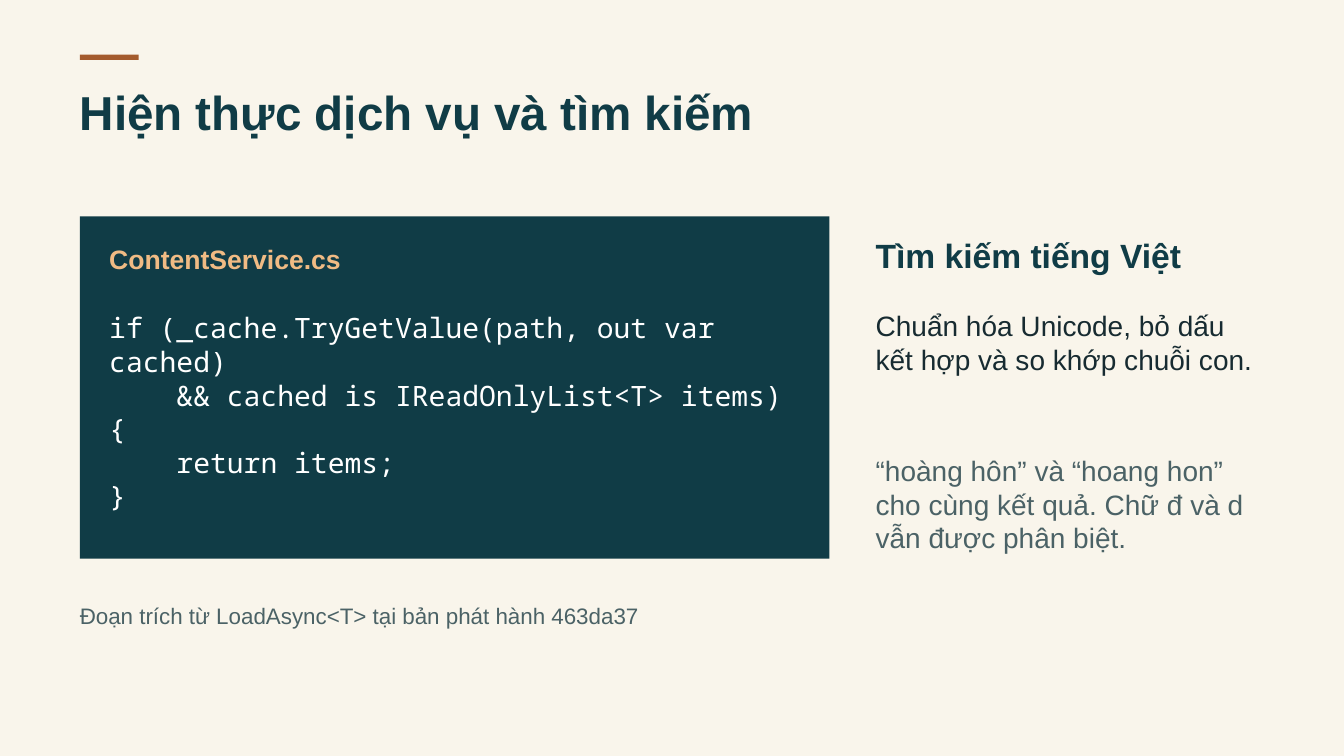
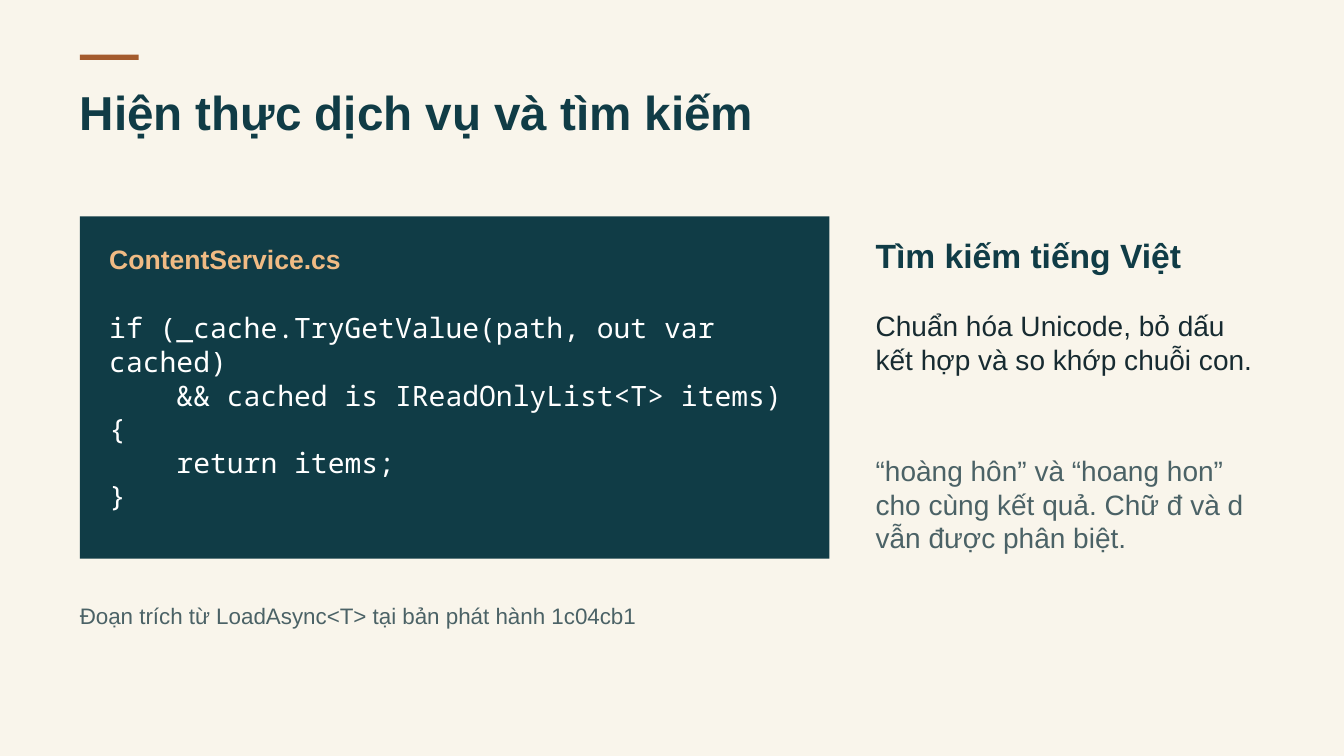
Before and after one commit to anhpham1504/ASPNET-DK25TTC5-lehien-BADONG, a slide deck: slide 8 of thesis/abs/BA-DONG-Coastal-Escape.pptx. Drawn at 1344x756 pixels with LibreOffice and Linux fonts; fonts in the diff are those of the drawing. Boxes give left, top, right and bottom in pixels: in the first picture for what was removed or moved away, otherwise in the second. Text is boxed around its words. In the diff, an @@ line names an element or a change of style, - is before the commit and + after.

```diff
--- a/thesis/abs/BA-DONG-Coastal-Escape.pptx
+++ b/thesis/abs/BA-DONG-Coastal-Escape.pptx
@@ text at (x1=80, y1=607, x2=635, y2=629): text changed @@
-Đoạn trích từ LoadAsync<T> tại bản phát hành 463da37
+Đoạn trích từ LoadAsync<T> tại bản phát hành 1c04cb1
```
Also in this commit, not shown: 7 other slides changed, 46 other files.
